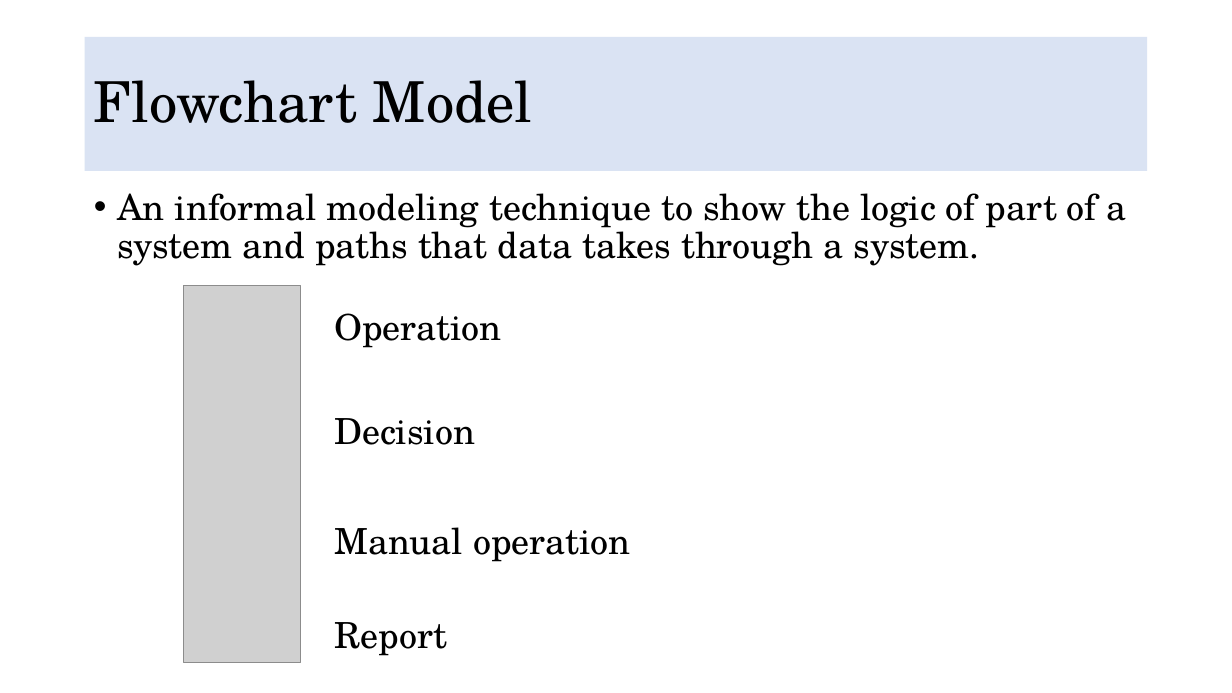
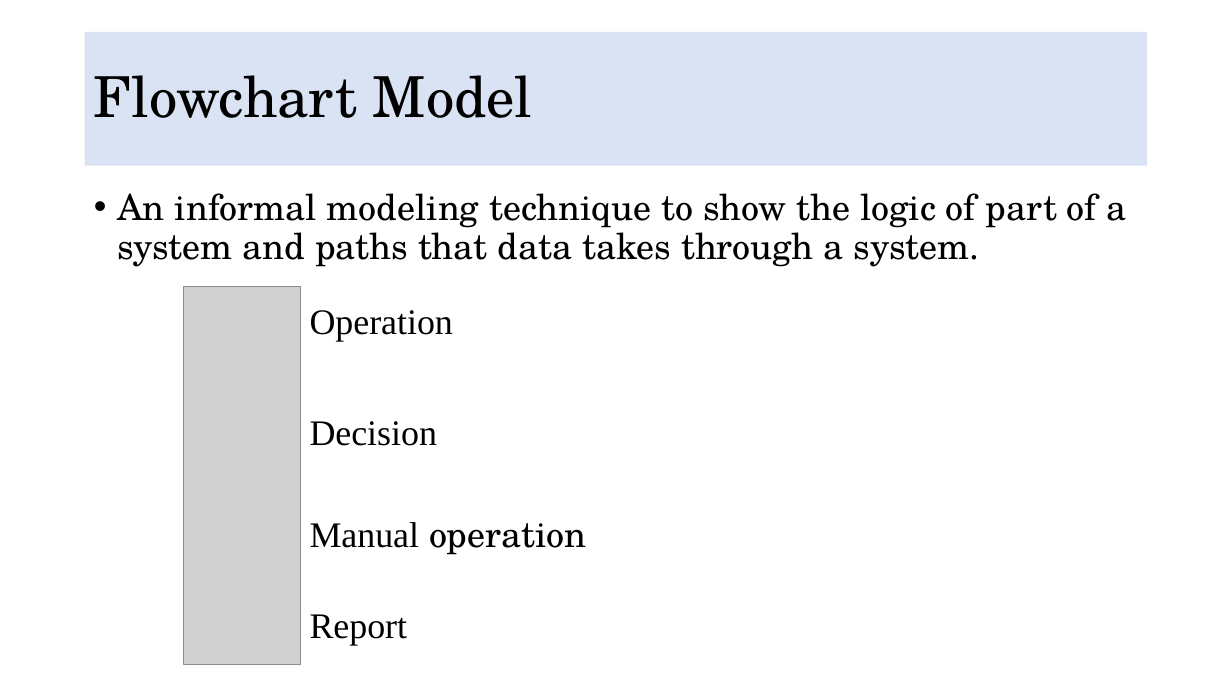
Before and after one commit to DuyDesmond/Multidisciplinary-Project-VGU-FY, a slide deck: slide 65 of Tuesday Morning Theory/Multidisciplinary Projects p2.pptx. Drawn at 1232x693 pixels with LibreOffice and Linux fonts; fonts in the diff are those of the drawing; grey boxes stand for pictures. Boxes give left, top, right and bottom in pixels: in the first picture for what was removed or moved away, otherwise in the second. Text is boxed around its words. In the diff, an @@ line names an element or a change of style, - is before the commit and + after.

```diff
--- a/Tuesday Morning Theory/Multidisciplinary Projects p2.pptx
+++ b/Tuesday Morning Theory/Multidisciplinary Projects p2.pptx
@@ title "Flowchart Model" moved from (x1=85, y1=37, x2=1148, y2=171) to (x1=85, y1=31, x2=1148, y2=165) @@
@@ text "Operation" moved from (x1=334, y1=313, x2=501, y2=348) to (x1=310, y1=310, x2=453, y2=341) @@
@@ text "Decision" moved from (x1=334, y1=418, x2=475, y2=445) to (x1=310, y1=421, x2=438, y2=446) @@
@@ text "Manual operation" moved from (x1=334, y1=527, x2=630, y2=562) to (x1=310, y1=522, x2=586, y2=555) @@
@@ text "Manual operation" at (x1=310, y1=522, x2=586, y2=555): font TeX Gyre Schola to Times New Roman in "Manual" @@
@@ font TeX Gyre Schola to Times New Roman in 3 elements at (x1=310, y1=421, x2=438, y2=446), (x1=310, y1=310, x2=453, y2=341), (x1=310, y1=614, x2=408, y2=645) @@
@@ text "Report" moved from (x1=334, y1=622, x2=448, y2=656) to (x1=310, y1=614, x2=408, y2=645) @@
```
Also in this commit, not shown: 9 other slides changed, 26 other files.
